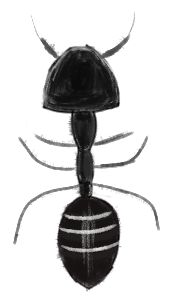
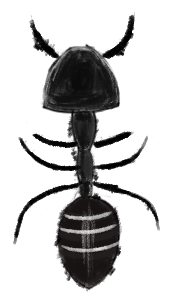
Layered file, before and after one edit (175 × 296). Changes by layer:
painted on "图层 5" over [13,181,159,238]
painted on "图层 4" over [19,137,144,171]
painted on "图层 3" over [32,131,132,149]
painted on "图层 2" over [29,14,135,59]
painted on "图层 1" over [53,118,122,289]
